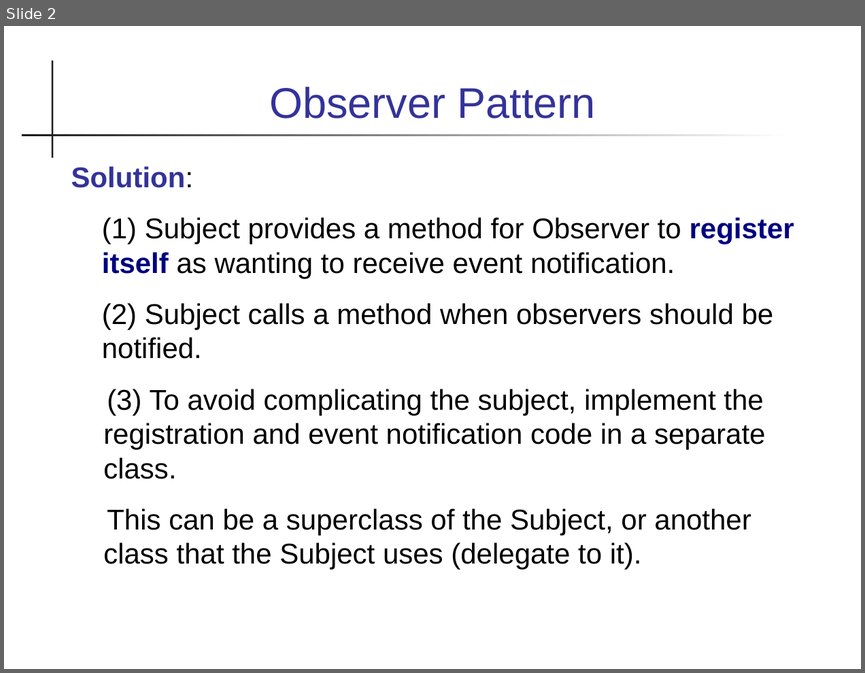
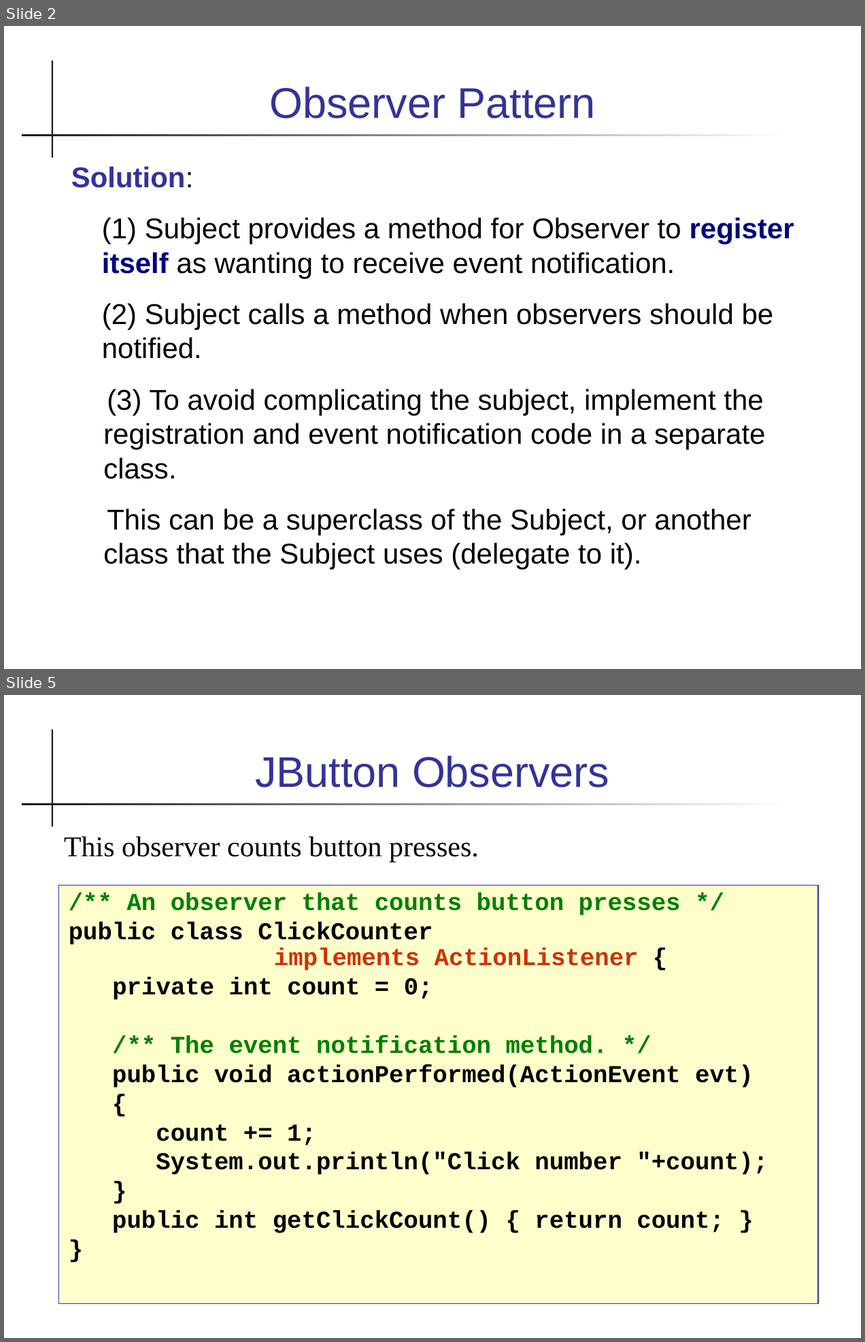
Before and after one commit to skeoop/skeoop.github.io, a slide deck: patterns/Observer Pattern.ppt. Shown one above the other, each under a label of ours: slide 2 before the commit, slides 2 and 5 after it; the slides between them are not shown. The pictures are 865x673 and 865x1342 pixels, drawn with LibreOffice and Linux fonts; fonts in the diff are those of the drawing. Boxes give left, top, right and bottom in pixels: in the first picture for what was removed or moved away, otherwise in the second. Text is boxed around its words. In the diff, an @@ line names an element or a change of style, - is before the commit and + after.

```diff
--- a/patterns/Observer Pattern.ppt
+++ b/patterns/Observer Pattern.ppt
@@ slide 5 added at (4,695,861,1338), background #FFFFFF; not listed: 2 template elements that a slide beside it also shows @@
@@ title added at (255,756,609,787), 36 pt, text #333399 @@
+JButton Observers
@@ text added at (64,836,479,862), 24 pt, text #000000 @@
+This observer counts button presses.
@@ text added at (59,885,818,1304), fill #FFFFCC, outline #333399 0.74 pt, 20.4 pt, text #000000, bold @@
+/** An observer that counts button presses */
+public class ClickCounter
+implements ActionListener {
+private int count = 0;
+/** The event notification method. */
+public void actionPerformed(ActionEvent evt)
+{
+count += 1;
+System.out.println("Click number "+count);
+}
+public int getClickCount() { return count; }
+}
```
Also in this commit, not shown: 7 slides changed, 5 other slides added, 6 other files.
